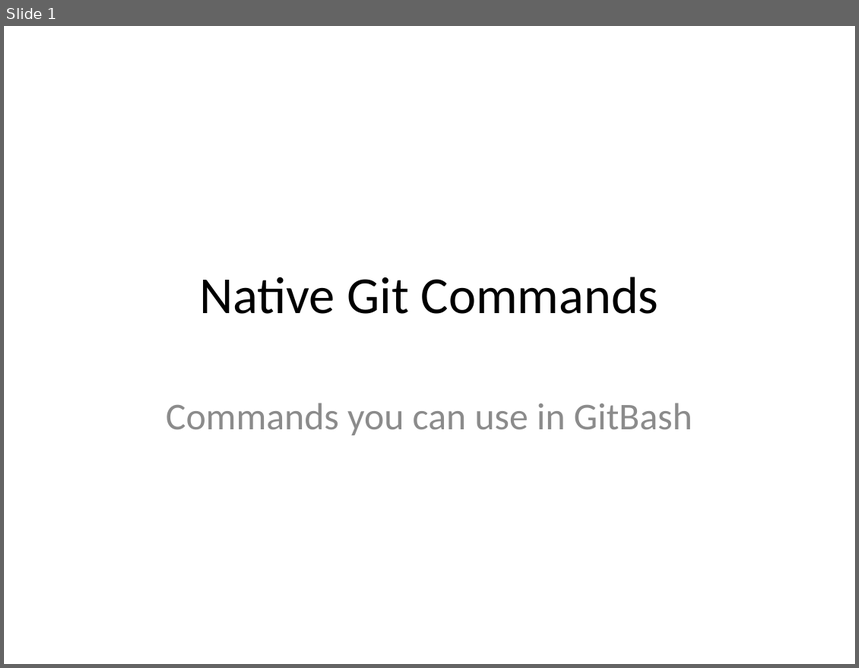
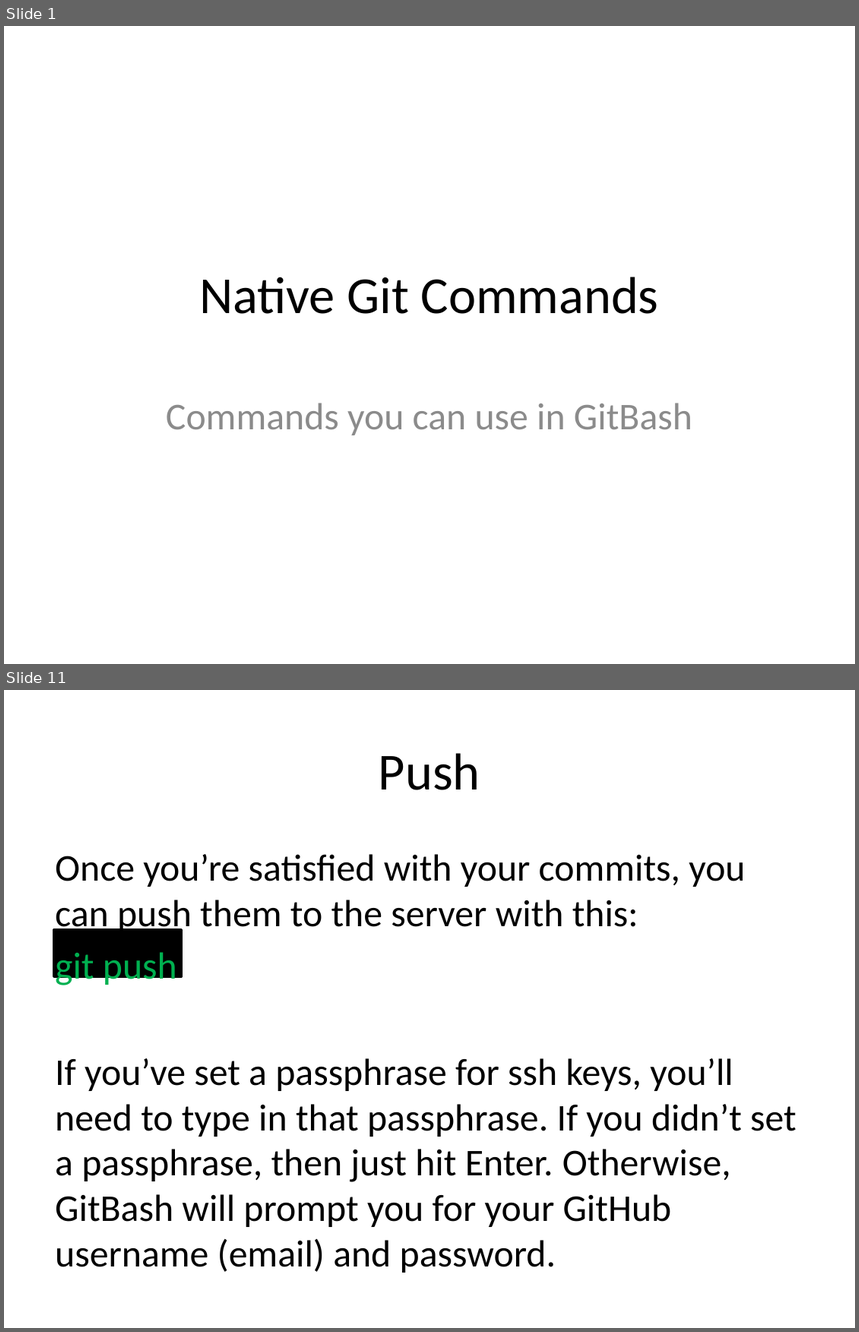
Before and after one commit to JaceTan/programming-notes, a slide deck: Native Git Commands.pptx. Shown one above the other, each under a label of ours: slide 1 before the commit, slides 1 and 11 after it; the slides between them are not shown. The pictures are 859x668 and 859x1332 pixels, drawn with LibreOffice and Linux fonts; fonts in the diff are those of the drawing. Boxes give left, top, right and bottom in pixels: in the first picture for what was removed or moved away, otherwise in the second. Text is boxed around its words. In the diff, an @@ line names an element or a change of style, - is before the commit and + after.

Commit message:
changed the titles within the ppt files

```diff
--- a/Native Git Commands.pptx
+++ b/Native Git Commands.pptx
@@ slide 11 added at <box>4,690,855,1328</box>, background #FFFFFF @@
@@ title added at <box>379,753,481,790</box>, 44 pt, text #000000 @@
+Push
@@ text added at <box>55,854,797,1273</box>, 32 pt, text #000000 @@
+Once you’re satisfied with your commits, you can push them to the server with this:
+git push
+If you’ve set a passphrase for ssh keys, you’ll need to type in that passphrase. If you didn’t set a passphrase, then just hit Enter. Otherwise, GitBash will prompt you for your GitHub username (email) and password.
@@ rectangle added at <box>54,930,182,977</box>, fill #000000, outline #000000 2 pt @@
```
Also in this commit, not shown: 1 slide changed, 12 other slides added, 4 slides removed, 4 other files.
